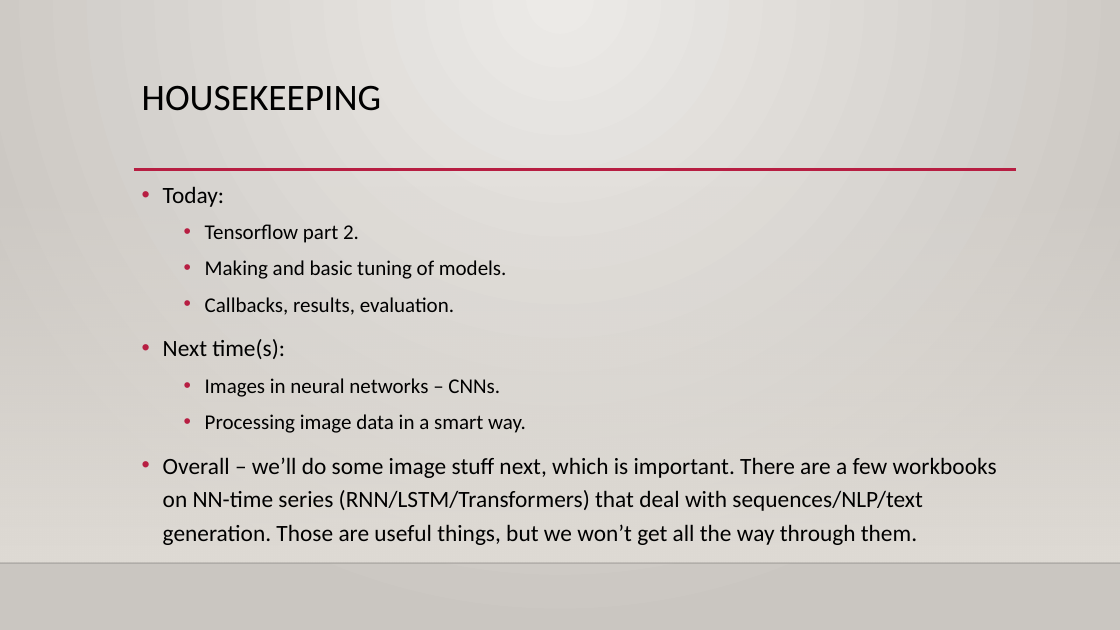
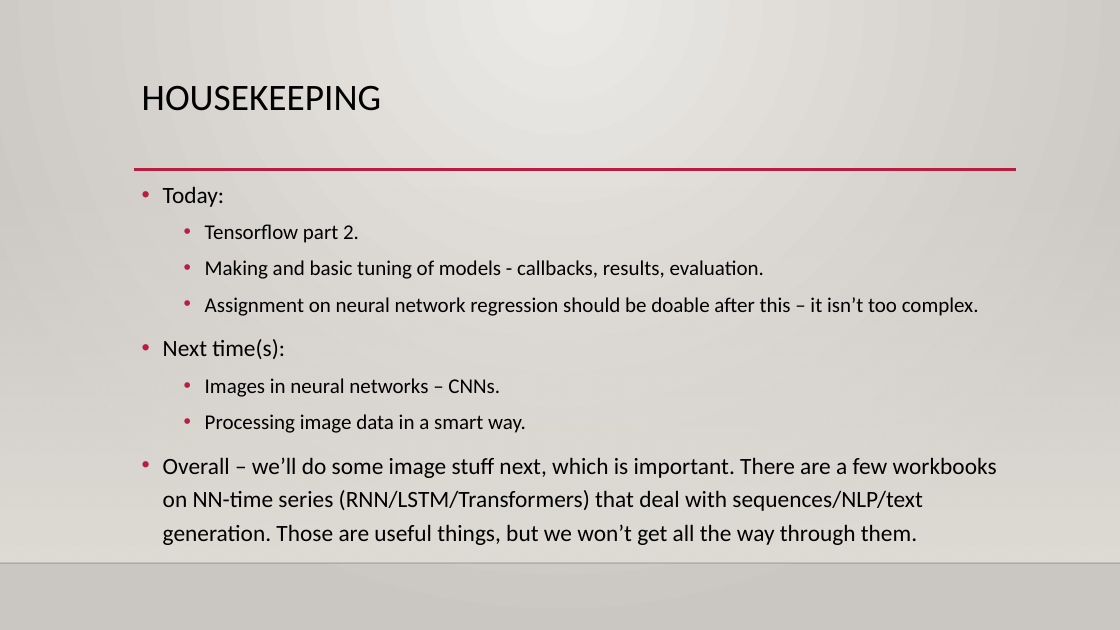
Before and after one commit to calvint13/Intro_to_Machine_Learning_Student_Workbooks, a slide deck: slide 1 of reference_content/Slides/tensorflow_optimization.pptx. Drawn at 1120x630 pixels with LibreOffice and Linux fonts; fonts in the diff are those of the drawing; background and template pictures are left out. Boxes give left, top, right and bottom in pixels: in the first picture for what was removed or moved away, otherwise in the second. Text is boxed around its words. In the diff, an @@ line names an element or a change of style, - is before the commit and + after.

```diff
--- a/reference_content/Slides/tensorflow_optimization.pptx
+++ b/reference_content/Slides/tensorflow_optimization.pptx
@@ text at (x1=205, y1=260, x2=979, y2=316): text changed @@
-  • Making and basic tuning of models.
-  • Callbacks, results, evaluation.
+  • Making and basic tuning of models - callbacks, results, evaluation.
+  • Assignment on neural network regression should be doable after this – it isn’t too complex.
```
Also in this commit, not shown: 2 other files.
